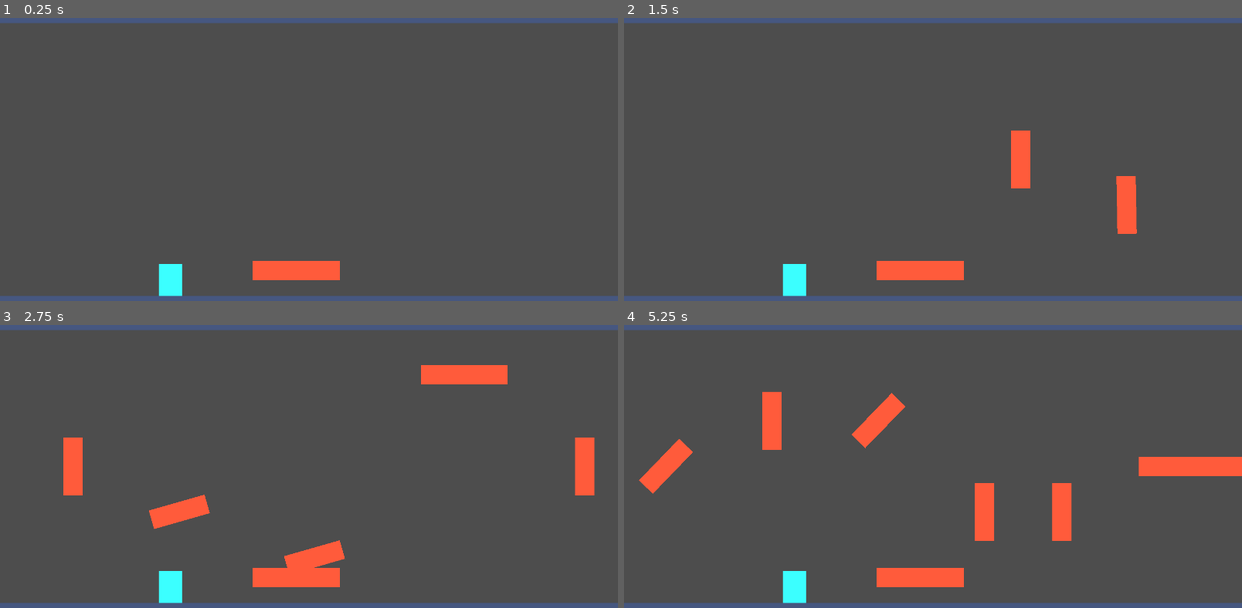
Above: before the commit, frames 1-4 (two rows, left to right).
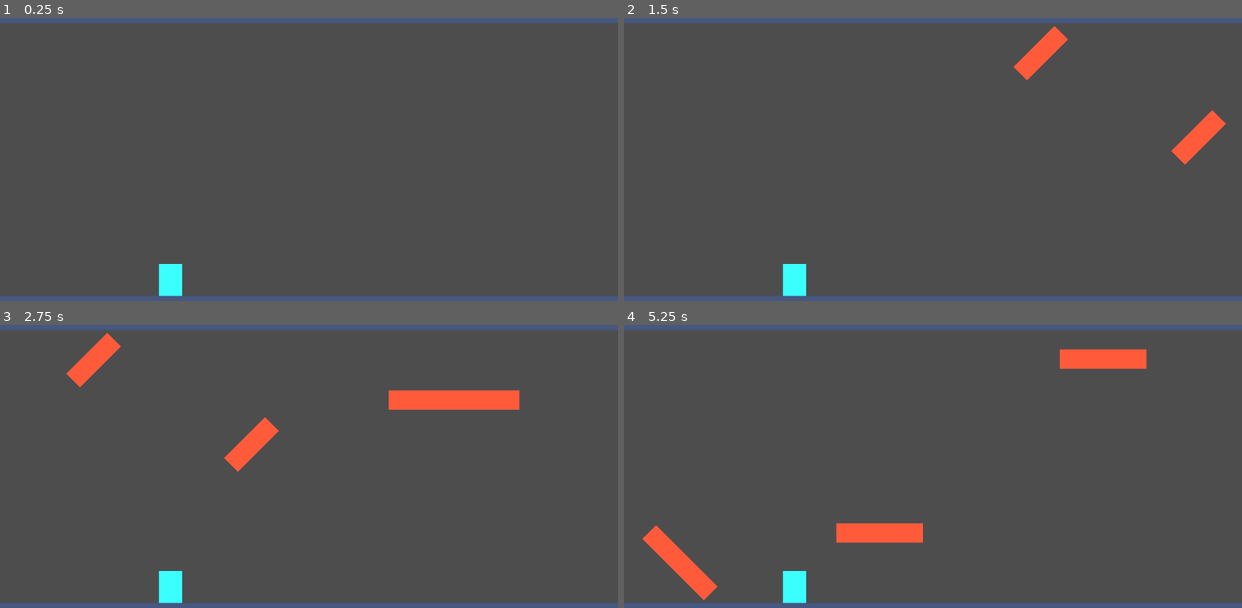
Above: after the commit, the same moments.

Repository: aburak621/jetride
Game: Godot game, scene res://scenes/game.tscn
Same seed, same stepped clock (60 frames per second), same inputs: the game is played once before the commit and once after it.
Inputs:
- Up to frame 1 (0.25 s): no input
- Up to frame 2 (1.5 s): tap Enter at 0.5 s; tap Space (jump) at 0.77 s
- Up to frame 3 (2.75 s): tap Space (jump) at 1.52 s
- Up to frame 4 (5.25 s): tap Space (jump) at 3.02, 3.77, 4.52 s

The runs differ from the first frame. In frame 1, 1.0% of the frame differs, in the area x 40-55%, y 85-93%; in frame 2, 3.6%; in frame 3, 7.3%; in frame 4, 8.3%, in the area x 2-100%, y 8-98%.

Commit message:
Refine zapper spawning

Diff:
--- a/scenes/game.tscn
+++ b/scenes/game.tscn
@@ -4,7 +4,6 @@
 [ext_resource type="PackedScene" uid="uid://n6l81yqmjqpo" path="res://scenes/player.tscn" id="1_uwrxv"]
 [ext_resource type="Script" uid="uid://cn2ygb0syg880" path="res://scripts/obstacle_manager.gd" id="2_yqjtg"]
 [ext_resource type="Script" uid="uid://cq5c7mlhha0im" path="res://scripts/zapper_data.gd" id="4_iywne"]
-[ext_resource type="PackedScene" uid="uid://d0o5g2dq2syid" path="res://scenes/zapper.tscn" id="4_lbhrr"]
 
 [sub_resource type="WorldBoundaryShape2D" id="WorldBoundaryShape2D_yqjtg"]
 normal = Vector2(0, 1)
@@ -15,15 +14,14 @@
 script = ExtResource("4_iywne")
 metadata/_custom_type_script = "uid://cq5c7mlhha0im"
 
+[sub_resource type="Resource" id="Resource_u5sy4"]
+script = ExtResource("4_iywne")
+rotation = 0.0
+metadata/_custom_type_script = "uid://cq5c7mlhha0im"
+
 [sub_resource type="Resource" id="Resource_p57ef"]
 script = ExtResource("4_iywne")
 length = 405.0
-metadata/_custom_type_script = "uid://cq5c7mlhha0im"
-
-[sub_resource type="Resource" id="Resource_u5sy4"]
-script = ExtResource("4_iywne")
-length = 135.0
-rotation = 0.0
 metadata/_custom_type_script = "uid://cq5c7mlhha0im"
 
 [sub_resource type="Resource" id="Resource_gee14"]
@@ -34,8 +32,18 @@
 
 [sub_resource type="Resource" id="Resource_0tnpc"]
 script = ExtResource("4_iywne")
+rotation_speed = 60.0
+metadata/_custom_type_script = "uid://cq5c7mlhha0im"
+
+[sub_resource type="Resource" id="Resource_vtaks"]
+script = ExtResource("4_iywne")
 length = 180.0
-rotation_speed = 60.0
+rotation = 45.0
+metadata/_custom_type_script = "uid://cq5c7mlhha0im"
+
+[sub_resource type="Resource" id="Resource_kvpfn"]
+script = ExtResource("4_iywne")
+rotation = 45.0
 metadata/_custom_type_script = "uid://cq5c7mlhha0im"
 
 [node name="Game" type="Node" unique_id=1898133290 groups=["game"]]
@@ -75,7 +83,4 @@
 [node name="ObstacleManager" type="Node2D" parent="Level" unique_id=588243369]
 position = Vector2(2420, 1000)
 script = ExtResource("2_yqjtg")
-zapper_datas = Array[ExtResource("4_iywne")]([SubResource("Resource_iywne"), SubResource("Resource_p57ef"), SubResource("Resource_u5sy4"), SubResource("Resource_gee14"), SubResource("Resource_0tnpc")])
-
-[node name="Zapper" parent="." unique_id=314017376 instance=ExtResource("4_lbhrr")]
-position = Vector2(920, 920)
+zapper_datas = Array[ExtResource("4_iywne")]([SubResource("Resource_iywne"), SubResource("Resource_u5sy4"), SubResource("Resource_p57ef"), SubResource("Resource_gee14"), SubResource("Resource_0tnpc"), SubResource("Resource_vtaks"), SubResource("Resource_kvpfn")])
--- a/scripts/obstacle_manager.gd
+++ b/scripts/obstacle_manager.gd
@@ -15,7 +15,7 @@
 
 func spawn_zappers(count: int, chunk: Chunk) -> void:
 	var spawn_point: Vector2
-	spacing = randi_range(1, 3) * 240 * remap(game.game_speed, initial_game_speed, game.max_game_speed, 1, 3)
+	spacing = [1.5, 2, 2.5].pick_random() * 240 * remap(game.game_speed, initial_game_speed, game.max_game_speed, 1, 3)
 	for i in count:
 		var zapper := zapper_scene.instantiate() as Zapper
 		chunk.add_child(zapper)
@@ -23,11 +23,12 @@
 		zapper.apply_zapper_data()
 		zapper.position.x += spawn_point.x
 		spawn_point.x += zapper.zapper_data.x_offset * 2
-		spawn_point.x += spacing
+		spawn_point.x += spacing * remap(zapper.zapper_data.x_offset, 60, 200, 0.75, 1)
+		chunk.set_chunk_width(spawn_point.x)
 
 
 func spawn_chunk() -> void:
 	var chunk: Chunk = chunk_scene.instantiate()
 	add_child(chunk)
+	chunk.global_position.y = global_position.y
 	spawn_zappers(40, chunk)
-	chunk.set_chunk_width(20000) # TODO: Placeholder
--- a/scripts/zapper.gd
+++ b/scripts/zapper.gd
@@ -19,7 +19,7 @@
 	rotation_speed = zapper_data.rotation_speed
 
 	position.x += zapper_data.x_offset
-	position.y = clamp(randi_range(1, 5) * -142, zapper_data.min_y - 850, zapper_data.max_y - 850)
+	position.y = clamp([0, 0, 1, 2, 3, 4, 5].pick_random() * -138 - 80, -zapper_data.max_y, -zapper_data.min_y)
 
 	sprite.size = Vector2(width, length)
 	sprite.position.y = -length / 2
@@ -28,4 +28,4 @@
 	shape.radius = width / 2
 	shape.height = length
 
-	rotation = deg_to_rad(zapper_data.rotation)
+	rotation = deg_to_rad(zapper_data.rotation) * [-1, 1].pick_random()
--- a/scripts/zapper_data.gd
+++ b/scripts/zapper_data.gd
@@ -20,7 +20,7 @@
 
 
 func update_properties() -> void:
-	x_offset = length * (abs(sin(deg_to_rad(rotation))) if rotation_speed == 0 else 1) / 2
+	x_offset = max(length * (abs(sin(deg_to_rad(rotation))) if rotation_speed == 0 else 1) / 2, 30)
 	var half_height: float = length * (abs(cos(deg_to_rad(rotation))) if rotation_speed == 0 else 1) / 2
 	min_y = half_height + 30
 	max_y = 850 - half_height - 30
Not shown, added: todo.md
